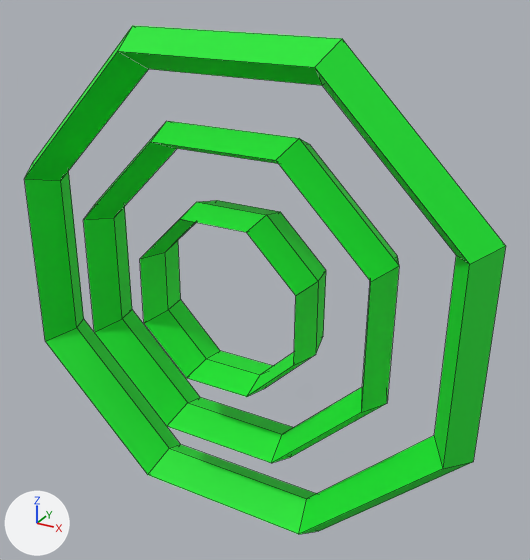
Before and after pictures for a commit that changed the FBX model Hurry Geos (Lite)/Assets/Resources/amper.fbx.
The view is the same before and after, from a 50 mm lens placed at (0.739, -1.204, 0.66), pointed at (0.051, 0.046, 0.035). Arrows for +X, +Y and +Z are at lower left; the lights stay in place. Mesh edges are drawn as thin lines. Where no turn or scale is listed for an object, it has been applied to the vertices.
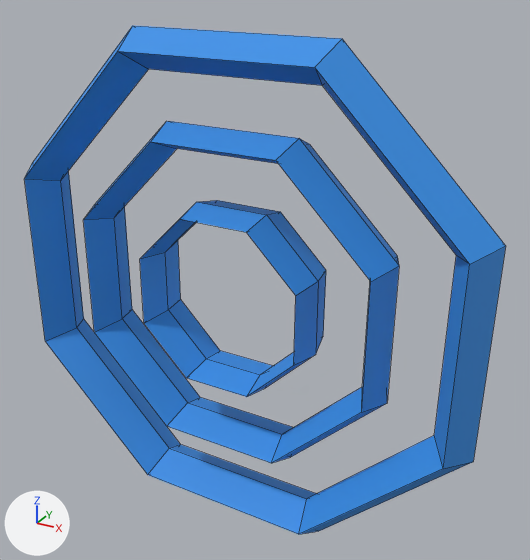
Changed parts and their boxes [x1, y1, x2, y2] in the pictures (530 x 560 px):
'Cylinder', recoloured (green to blue)
    both: [24, 25, 506, 534]
'Cylinder.001', recoloured (green to blue)
    both: [83, 121, 399, 463]
'Cylinder.002', recoloured (green to blue)
    both: [140, 200, 326, 397]

Patch to the scene script:
```diff
--- a/Hurry Geos (Lite)/Assets/Resources/amper.fbx.py
+++ b/Hurry Geos (Lite)/Assets/Resources/amper.fbx.py
@@ mat_material_002 @@
 mat_material_002 = principled_material('Material.002')
-mat_material_002.base_color = (0.0, 0.8, 0.0204)  # green #00e727
+mat_material_002.base_color = (0.0332, 0.277, 0.8)  # blue #3390e7
 mat_material_002.roughness = 0.69
```
